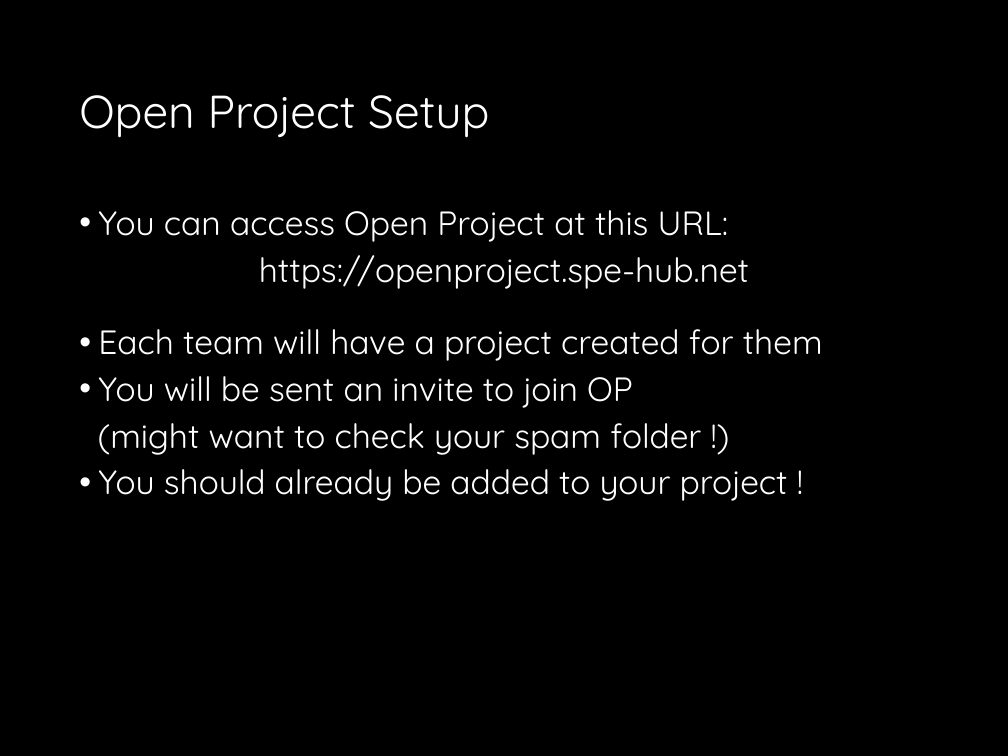
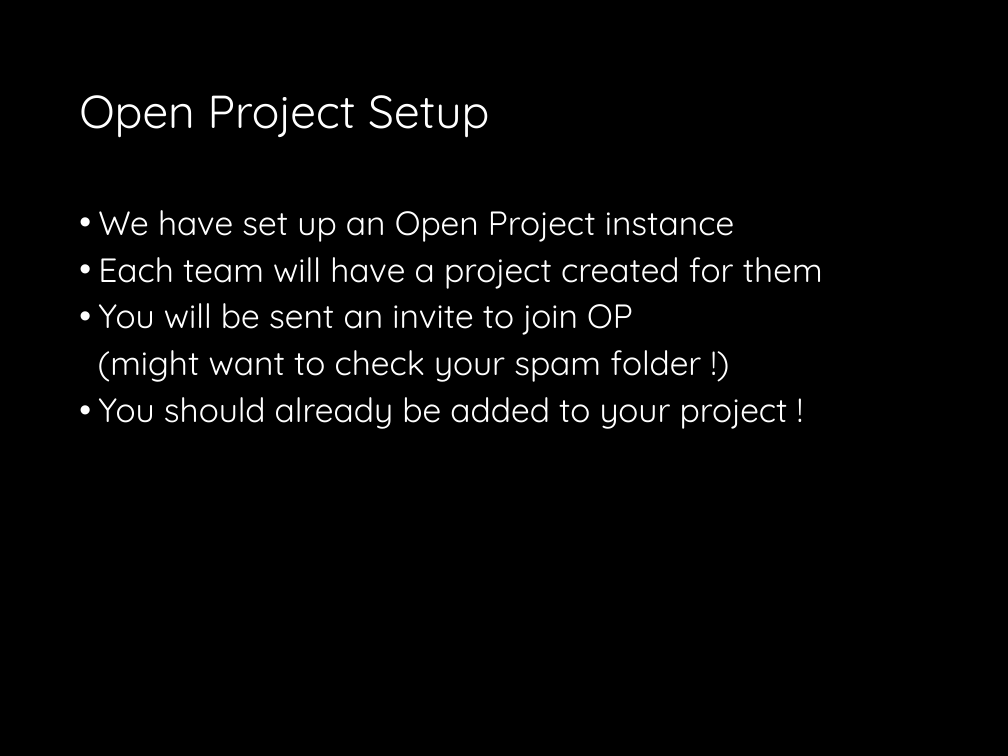
Before and after one commit to fossabot/SPE2018, a slide deck: slide 4 of Lecture Slides/02 Open Project.pptx. Drawn at 1008x756 pixels with LibreOffice and Linux fonts; fonts in the diff are those of the drawing. Boxes give left, top, right and bottom in pixels: in the first picture for what was removed or moved away, otherwise in the second. Text is boxed around its words. In the diff, an @@ line names an element or a change of style, - is before the commit and + after.

```diff
--- a/Lecture Slides/02 Open Project.pptx
+++ b/Lecture Slides/02 Open Project.pptx
@@ text at box(98, 210, 734, 242): text changed @@
-• You can access Open Project at this URL:
-https://openproject.spe-hub.net
+• We have set up an Open Project instance
```
Also in this commit, not shown: 2 other slides changed.
